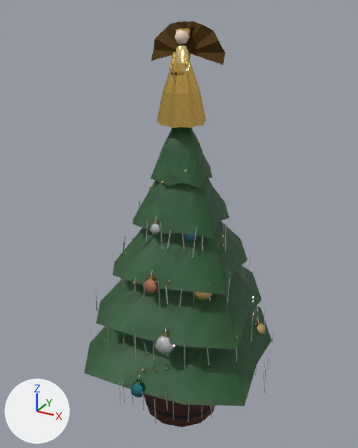
A saved change to the glTF model site/public/models/prop_schmuck_tree.glb.
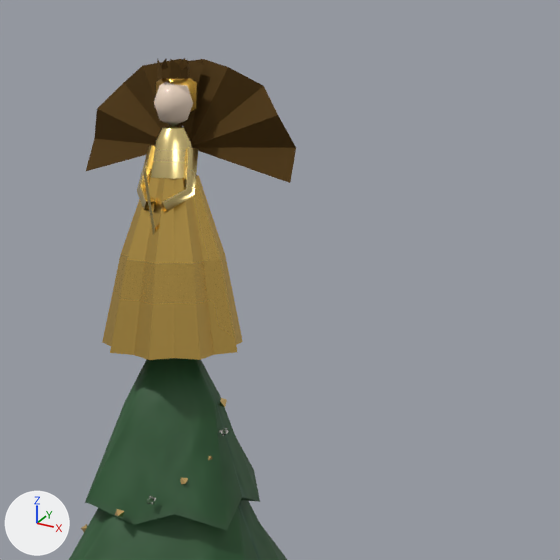
The first picture shows the older version from a 50 mm camera at (0.727, -1.338, 1.427) aimed at (-0.015, 0.01, 0.753). The close-ups show the older and then the newer version on the part from 34% to 89% of the width and 0% to 44% of the height of that picture. Only the edits that show in the close-ups are written down. Every picture has the same lights, and +X, +Y and +Z are marked at lower left. Where no turn or scale is listed for an object, it has been applied to the vertices. Vertices at exactly the same position are counted once.

Before the edit, the objects in view are built like this:
```python
me_prop_schmuck_tree_static = bpy.data.meshes.new('prop_schmuck_tree_static')
me_prop_schmuck_tree_static.from_pydata(...)  # 888 vertices, 1206 faces; spans x -0.33..0.33, y -0.33..0.33, z -0.694..0.694
# faces by material slot: [394, 240, 36, 360, 176]
me_prop_schmuck_tree_static.materials.append(mat_vendor_atlas)
me_prop_schmuck_tree_static.materials.append(mat_vendor_market)
me_prop_schmuck_tree_static.materials.append(mat_vendor_glaze)
me_prop_schmuck_tree_static.materials.append(mat_vendor_mercury)
me_prop_schmuck_tree_static.materials.append(mat_vendor_glass)
ob_prop_schmuck_tree_static = bpy.data.objects.new('prop_schmuck_tree_static', me_prop_schmuck_tree_static)
ob_prop_schmuck_tree_static.location = (0.0, 0.0, 0.694)
```
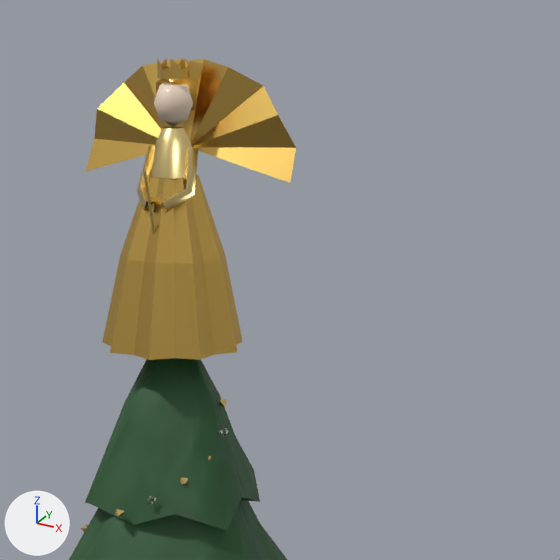
Pixel boxes (x1, y1, x2, y2) of what changed, in the close-ups (560 x 560 px):
part 1 of me_prop_schmuck_tree_static, recoloured
    both: (86, 58, 296, 213)

The change, as a diff of the scene's bpy script:
```diff
--- a/site/public/models/prop_schmuck_tree.glb.py
+++ b/site/public/models/prop_schmuck_tree.glb.py
@@ mat_vendor_foil @@
+mat_vendor_foil = bpy.data.materials.new('vendor_foil')
+mat_vendor_foil.use_nodes = True; mat_vendor_foil.node_tree.nodes.clear()
+_N = mat_vendor_foil.node_tree.nodes; _L = mat_vendor_foil.node_tree.links
+n0 = _N.new('ShaderNodeBsdfPrincipled'); n0.name = 'Principled BSDF'
+n0.inputs[1].default_value = 1.0  # 'Metallic'
+n0.inputs[2].default_value = 0.3  # 'Roughness'
+n1 = _N.new('ShaderNodeOutputMaterial'); n1.name = 'Material Output'
+n2 = _N.new('ShaderNodeVertexColor'); n2.name = 'Color Attribute'
+_L.new(n0.outputs[0], n1.inputs[0])  # 'BSDF' to 'Surface'
+_L.new(n2.outputs[0], n0.inputs[0])  # 'Color' to 'Base Color'
@@ me_prop_schmuck_tree_static @@
 me_prop_schmuck_tree_static.from_pydata(...)  # 888 vertices, 1206 faces; spans x -0.33..0.33, y -0.33..0.33, z -0.694..0.694
 # used by ob_prop_schmuck_tree_static; location = (0.0, 0.0, 0.694)
+# me_prop_schmuck_tree_static part 1: 184 faces spanning x -0.122..0.122, y -0.077..0.077, z 0.406..0.694 switch from mat_vendor_atlas to mat_vendor_foil
 me_prop_schmuck_tree_static.materials.append(mat_vendor_market)
```
